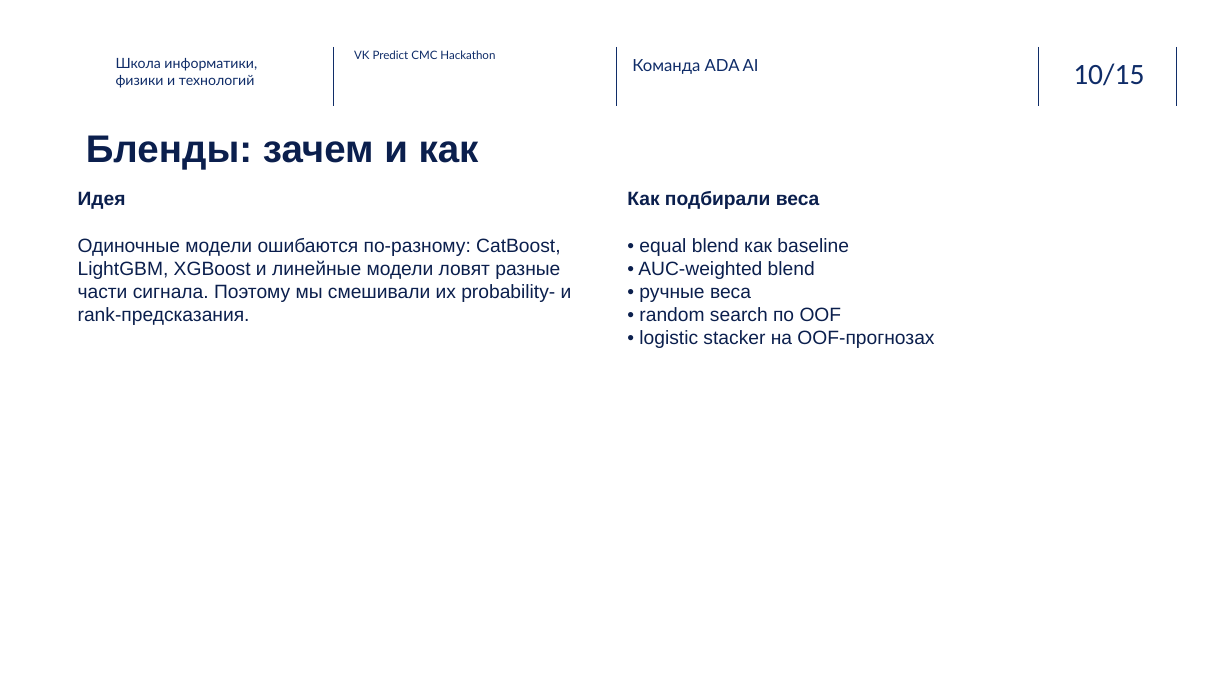
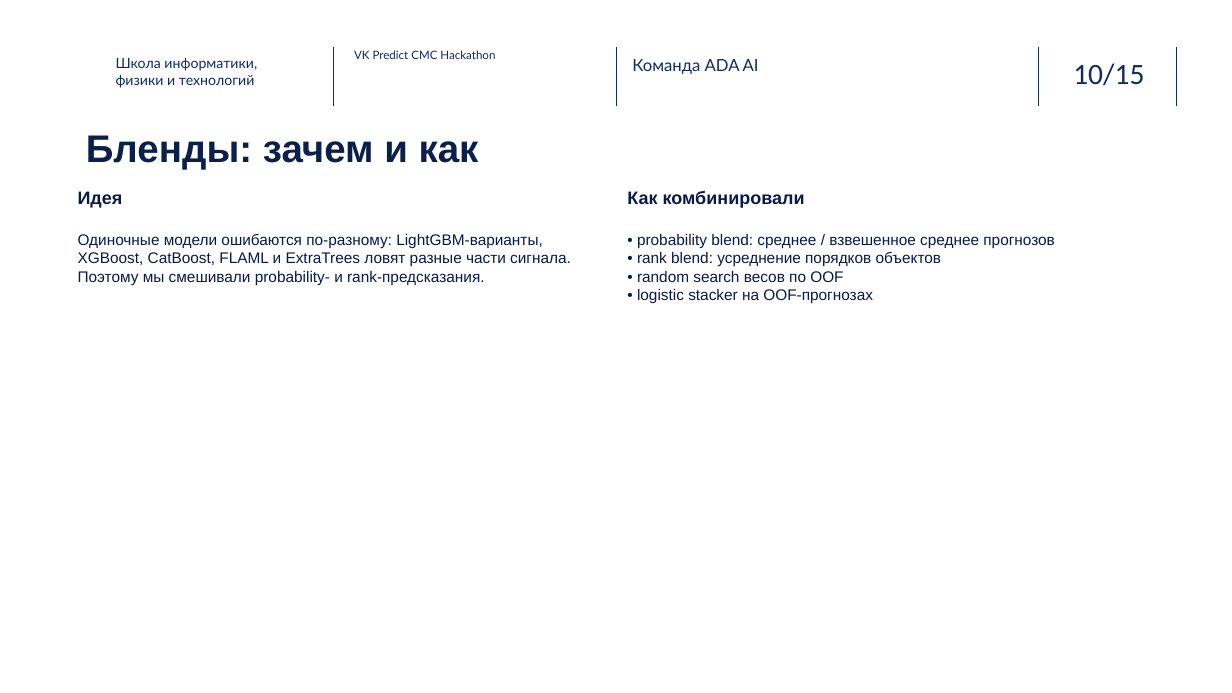
Before and after one commit to medlopi/ml-project-adaai_VK_predict_hackathon, a slide deck: slide 10 of presentation/vk_predict_cmc.pptx. Drawn at 1232x693 pixels with LibreOffice and Linux fonts; fonts in the diff are those of the drawing; background and template pictures are left out. Boxes give left, top, right and bottom in pixels: in the first picture for what was removed or moved away, otherwise in the second. Text is boxed around its words. In the diff, an @@ line names an element or a change of style, - is before the commit and + after.

```diff
--- a/presentation/vk_predict_cmc.pptx
+++ b/presentation/vk_predict_cmc.pptx
@@ text at [78, 191, 123, 208]: size 15 to 14 pt, text colour #0B1F4D to #061A4D in "Идея" @@
@@ text at [627, 191, 1055, 282]: text changed; size 15 to 12 pt; text colour #0B1F4D to #061A4D @@
-Как подбирали веса
-• equal blend как baseline
-• AUC-weighted blend
-• ручные веса
-• random search по OOF
+Как комбинировали
+• probability blend: среднее / взвешенное среднее прогнозов
+• rank blend: усреднение порядков объектов
+• random search весов по OOF
@@ text at [78, 234, 571, 285]: text changed; size 15 to 12 pt; text colour #0B1F4D to #061A4D @@
-Одиночные модели ошибаются по-разному: CatBoost, LightGBM, XGBoost и линейные модели ловят разные части сигнала. Поэтому мы смешивали их probability- и rank-предсказания.
+Одиночные модели ошибаются по-разному: LightGBM-варианты, XGBoost, CatBoost, FLAML и ExtraTrees ловят разные части сигнала. Поэтому мы смешивали probability- и rank-предсказания.
@@ text at [637, 289, 873, 304]: size 15 to 12 pt, text colour #0B1F4D to #061A4D in "• logistic stacker на OOF-прогнозах" @@
```
Also in this commit, not shown: 3 other slides changed.
